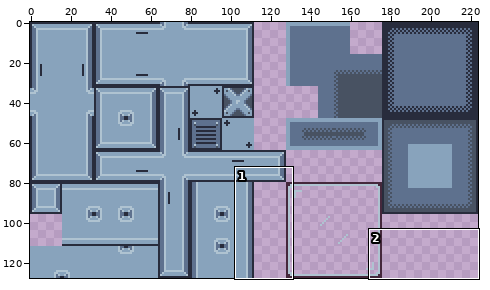
Sprite sheet: MissionArgus/Assets/Wouter Teststuff/Tiles/New Floor Tiles.png. The first picture is a wide view before the edit; the outline marks the close-up.
Close-up. Before the edit:
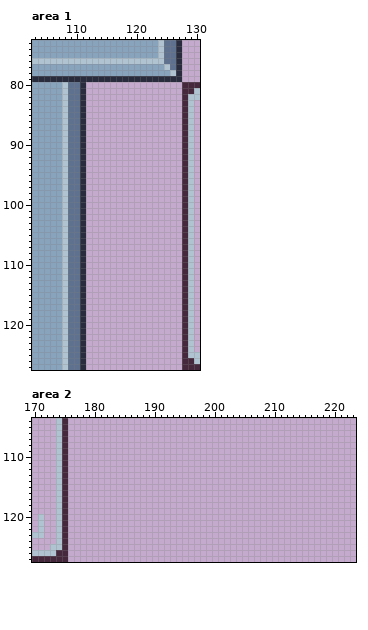
The file is 224x128 pixels. Shown: area 1: x 103..130, y 73..127; area 2: x 170..223, y 104..127.
Now the later version:
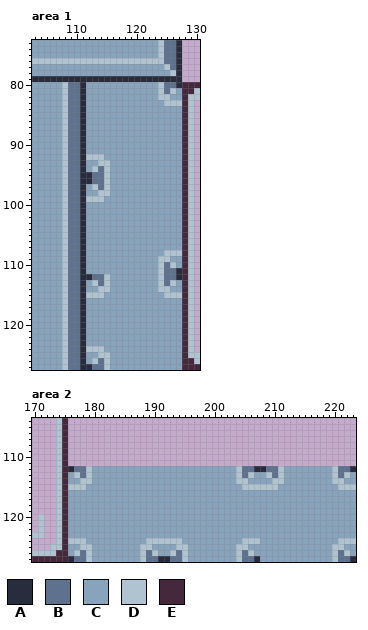
Palette (. is transparent): A #282c3c  B #5e718e  C #88a3bc  D #afc3d1  E #45283c
Difference:
Changed rows in their new state; - is an unchanged pixel.
Area 1:
first column x 112:
 80 CCCCCCCCCCCCDBBA
 81 CCCCCCCCCCCCDBDC
 82 CCCCCCCCCCCCDDCC
 83 CCCCCCCCCCCCCDDD
 84 CCCCCCCCCCCCCCCC
 85 CCCCCCCCCCCCCCCC
 86 CCCCCCCCCCCCCCCC
 87 CCCCCCCCCCCCCCCC
 88 CCCCCCCCCCCCCCCC
 89 CCCCCCCCCCCCCCCC
 90 CCCCCCCCCCCCCCCC
 91 CCCCCCCCCCCCCCCC
 92 DDDCCCCCCCCCCCCC
 93 CCDDCCCCCCCCCCCC
 94 CDBDCCCCCCCCCCCC
 95 ABBDCCCCCCCCCCCC
 96 ABBDCCCCCCCCCCCC
 97 CDBDCCCCCCCCCCCC
 98 CCDDCCCCCCCCCCCC
 99 DDDCCCCCCCCCCCCC
100 CCCCCCCCCCCCCCCC
101 CCCCCCCCCCCCCCCC
102 CCCCCCCCCCCCCCCC
103 CCCCCCCCCCCCCCCC
104 CCCCCCCCCCCCCCCC
105 CCCCCCCCCCCCCCCC
106 CCCCCCCCCCCCCCCC
107 CCCCCCCCCCCCCCCC
108 CCCCCCCCCCCCCDDD
109 CCCCCCCCCCCCDDCC
110 CCCCCCCCCCCCDBDC
111 CCCCCCCCCCCCDBBA
112 ABBDCCCCCCCCDBBA
113 CDBDCCCCCCCCDBDC
114 CCDDCCCCCCCCDDCC
115 DDDCCCCCCCCCCDDD
116 CCCCCCCCCCCCCCCC
117 CCCCCCCCCCCCCCCC
118 CCCCCCCCCCCCCCCC
119 CCCCCCCCCCCCCCCC
120 CCCCCCCCCCCCCCCC
121 CCCCCCCCCCCCCCCC
122 CCCCCCCCCCCCCCCC
123 CCCCCCCCCCCCCCCC
124 DDDCCCCCCCCCCCCC
125 CCDDCCCCCCCCCCCC
126 CDBDCCCCCCCCCCCC
127 ABBDCCCCCCCCCCCC
Area 2:
first column x 176:
112 ABBDCCCCCCCCCCCCCCCCCCCCCCCCDBBAABBDCCCCCCCCDBBA
113 CDBDCCCCCCCCCCCCCCCCCCCCCCCCDBDCCDBDCCCCCCCCDBDC
114 CCDDCCCCCCCCCCCCCCCCCCCCCCCCDDCCCCDDCCCCCCCCDDCC
115 DDDCCCCCCCCCCCCCCCCCCCCCCCCCCDDDDDDCCCCCCCCCCDDD
116 CCCCCCCCCCCCCCCCCCCCCCCCCCCCCCCCCCCCCCCCCCCCCCCC
117 CCCCCCCCCCCCCCCCCCCCCCCCCCCCCCCCCCCCCCCCCCCCCCCC
118 CCCCCCCCCCCCCCCCCCCCCCCCCCCCCCCCCCCCCCCCCCCCCCCC
119 CCCCCCCCCCCCCCCCCCCCCCCCCCCCCCCCCCCCCCCCCCCCCCCC
120 CCCCCCCCCCCCCCCCCCCCCCCCCCCCCCCCCCCCCCCCCCCCCCCC
121 CCCCCCCCCCCCCCCCCCCCCCCCCCCCCCCCCCCCCCCCCCCCCCCC
122 CCCCCCCCCCCCCCCCCCCCCCCCCCCCCCCCCCCCCCCCCCCCCCCC
123 CCCCCCCCCCCCCCCCCCCCCCCCCCCCCCCCCCCCCCCCCCCCCCCC
124 DDDCCCCCCCCCCDDDDDDCCCCCCCCCCDDDCCCCCCCCCCCCCDDD
125 CCDDCCCCCCCCDDCCCCDDCCCCCCCCDDCCCCCCCCCCCCCCDDCC
126 CDBDCCCCCCCCDBDCCDBDCCCCCCCCDBDCCCCCCCCCCCCCDBDC
127 ABBDCCCCCCCCDBBAABBDCCCCCCCCDBBACCCCCCCCCCCCDBBA
Where, in picture pixels (left, top, right, bottom), the same in both close-ups:
added: (86, 82, 182, 370)
added: (68, 466, 356, 562)
